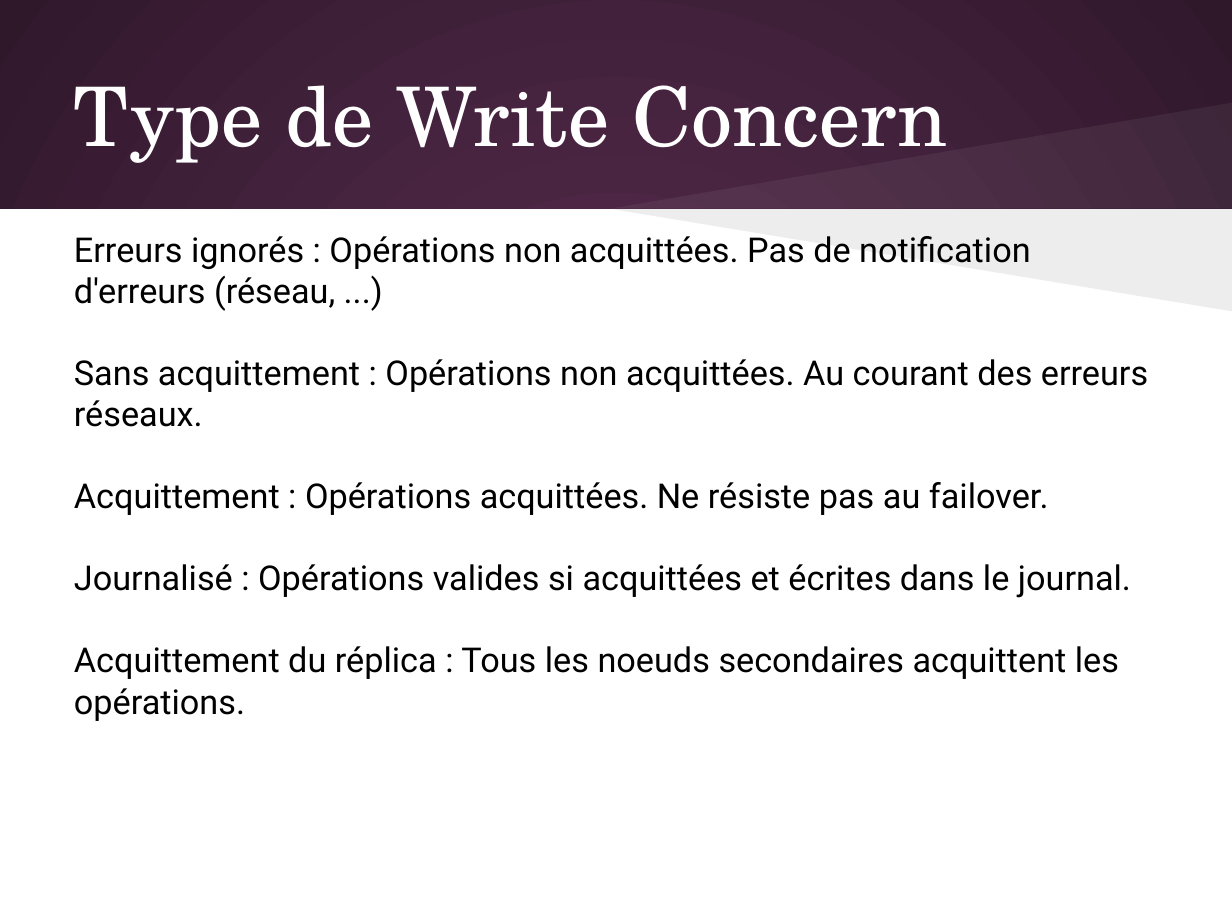
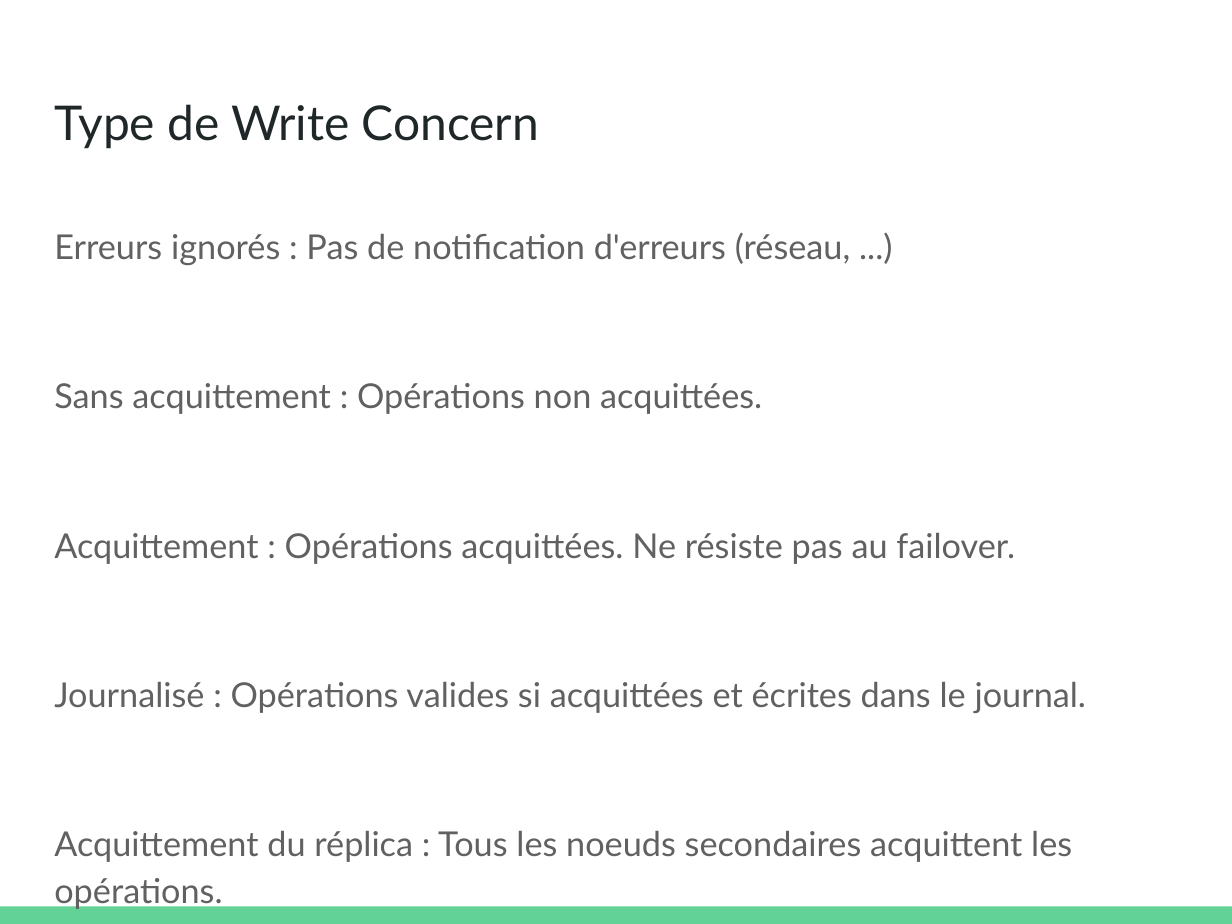
Before and after one commit to olivier-pitton/dant, a slide deck: slide 50 of mongodb/Cours_NoSQL.pptx (slide 57 before the commit). Drawn at 1232x924 pixels with LibreOffice and Linux fonts; fonts in the diff are those of the drawing. Boxes give left, top, right and bottom in pixels: in the first picture for what was removed or moved away, otherwise in the second. Text is boxed around its words. In the diff, an @@ line names an element or a change of style, - is before the commit and + after.

```diff
--- a/mongodb/Cours_NoSQL.pptx
+++ b/mongodb/Cours_NoSQL.pptx
@@ background gradient #592D50 to #30182B to #FFFFFF @@
@@ title "Type de Write Concern": place and size @@
-title "Type de Write Concern" at [74, 85, 948, 163]
+title "Type de Write Concern" at [54, 104, 539, 149]
@@ title "Type de Write Concern" at [54, 104, 539, 149]: size 48 to 28 pt, font TeX Gyre Schola to Lato, text colour #FFFFFF to #202729; vertical alignment middle to top @@
@@ freeform shape removed at [610, 102, 1232, 208] @@
@@ rectangle removed at [0, 209, 1232, 924] @@
@@ text "Erreurs ignorés : Pas de ...": place and size @@
-text "Erreurs ignorés : Pas de ..." at [74, 236, 1148, 721]
+text "Erreurs ignorés : Pas de ..." at [54, 233, 1086, 910]
@@ freeform shape removed at [610, 208, 1232, 310] @@
@@ text at [54, 233, 851, 414]: text changed; font Roboto to Lato; text colour #000000 to #616161 @@
-Erreurs ignorés : Opérations non acquittées. Pas de notification d'erreurs (réseau, ...)
-Sans acquittement : Opérations non acquittées. Au courant des erreurs réseaux.
+Erreurs ignorés : Pas de notification d'erreurs (réseau, ...)
+Sans acquittement : Opérations non acquittées.
@@ text at [54, 533, 1086, 910]: font Roboto to Lato, text colour #000000 to #616161 in "Acquittement : Opérations acquittées. Ne résiste pas ...", "Journalisé : Opérations valides si acquittées et ...", "Acquittement du réplica : Tous les noeuds ..."; line spacing 1 to 1.15; more space between paragraphs @@
@@ rectangle added at [0, 907, 1232, 924], fill #63D297 @@
```
Also in this commit, not shown: 63 other slides changed, 1 slide added, 9 slides removed, 5 other files.
